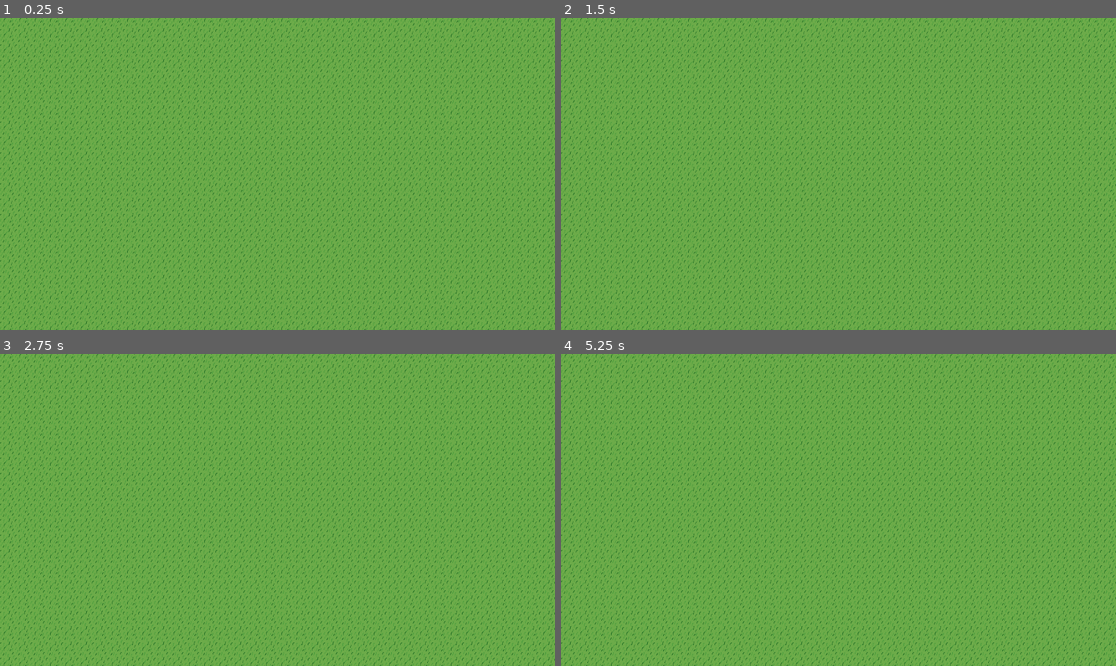
Above: before the commit, frames 1-4 (two rows, left to right).
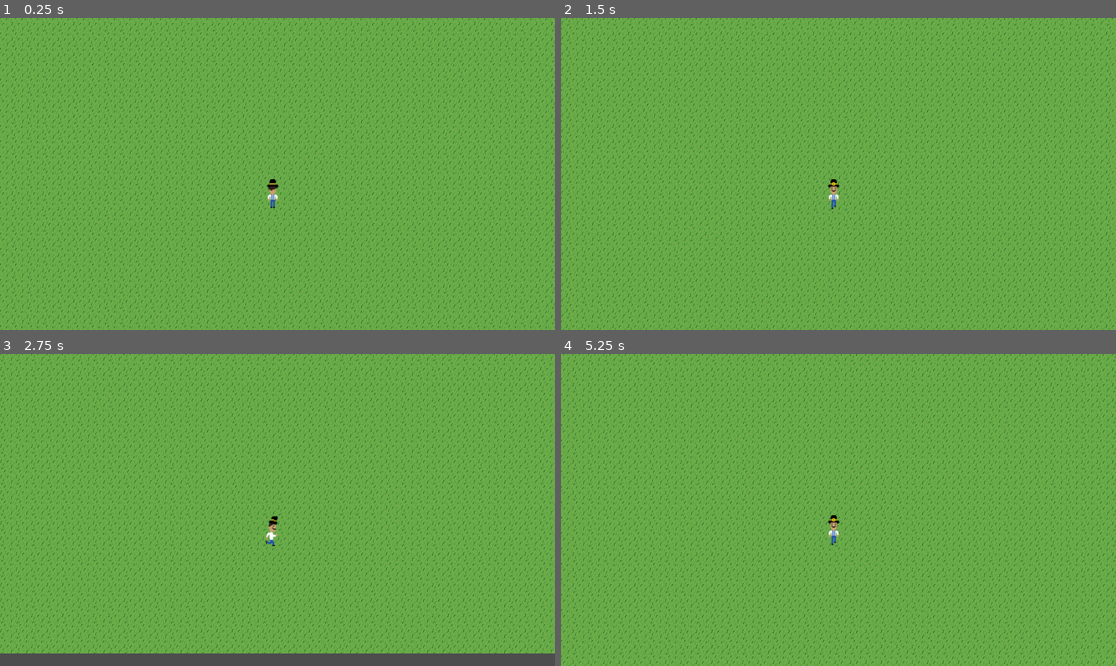
Above: after the commit, the same moments.

Repository: ian-kr/Melon
Game: Godot game, scene res://scenes/levels/town.tscn
Two runs of this game, one before a commit and one after it. Both use one fixed random seed, a clock stepped at 60 frames per second and the inputs below. This scene is started directly instead of the project's main scene.
Inputs:
- Up to frame 1 (0.25 s): no input
- Up to frame 2 (1.5 s): tap Enter at 0.5 s; hold D (right) 0.53-1.28 s; hold S (down) from 1.28 s (still down)
- Up to frame 3 (2.75 s): release S (down) at 2.03 s; hold D (right) from 2.03 s (still down)
- Up to frame 4 (5.25 s): release D (right) at 2.78 s; hold W (up) 2.78-3.53 s; hold A (left) 3.53-5.03 s; hold S (down) from 5.03 s (still down)

The runs differ from the first frame. In frame 1, 20% of the frame differs, in the area x 0-100%, y 0-100%; in frame 2, 19%; in frame 3, 23%; in frame 4, 21%.

Commit message:
Made Camera that hovers over the players
The shit would not work for awhile

Diff:
--- a/scenes/levels/town.tscn
+++ b/scenes/levels/town.tscn
@@ -1,7 +1,8 @@
-[gd_scene load_steps=3 format=3 uid="uid://bns23pxa10n86"]
+[gd_scene load_steps=4 format=3 uid="uid://bns23pxa10n86"]
 
 [ext_resource type="AudioStream" uid="uid://c6ik1cfj7c278" path="res://music/MainThemeV1.mp3" id="1_vuune"]
 [ext_resource type="Texture2D" uid="uid://dbgcgn5mseu7l" path="res://graphics/assets/things/grassTile.png" id="2_vjt7g"]
+[ext_resource type="PackedScene" uid="uid://bfekkk7kqve4c" path="res://scenes/Player_Content/character_body_2d.tscn" id="3_exm27"]
 
 [node name="Town" type="Node2D"]
 
@@ -16,3 +17,12 @@
 texture = ExtResource("2_vjt7g")
 region_enabled = true
 region_rect = Rect2(0, 0, 2000, 700)
+
+[node name="Player" parent="." instance=ExtResource("3_exm27")]
+
+[node name="RemoteTransform2D" type="RemoteTransform2D" parent="Player"]
+position = Vector2(570, 337)
+remote_path = NodePath("../../Camera2D")
+
+[node name="Camera2D" type="Camera2D" parent="."]
+position = Vector2(570, 337)
--- a/scenes/textbox.tscn
+++ b/scenes/textbox.tscn
@@ -59,8 +59,9 @@
 layout_mode = 0
 offset_right = 40.0
 offset_bottom = 23.0
+rotation = 0.0225779
 theme_override_fonts/font = ExtResource("1_3cdpx")
-theme_override_font_sizes/font_size = 18
+theme_override_font_sizes/font_size = 37
 theme_override_styles/normal = SubResource("StyleBoxFlat_cdk15")
 text = "*"
 label_settings = SubResource("LabelSettings_5ic7m")
@@ -70,6 +71,9 @@
 layout_mode = 0
 offset_right = 40.0
 offset_bottom = 23.0
+rotation = -0.00524459
+text = "Text
+"
 
 [node name="End" type="Label" parent="MarginContainer/MarginContainer/Panel"]
 layout_mode = 0
